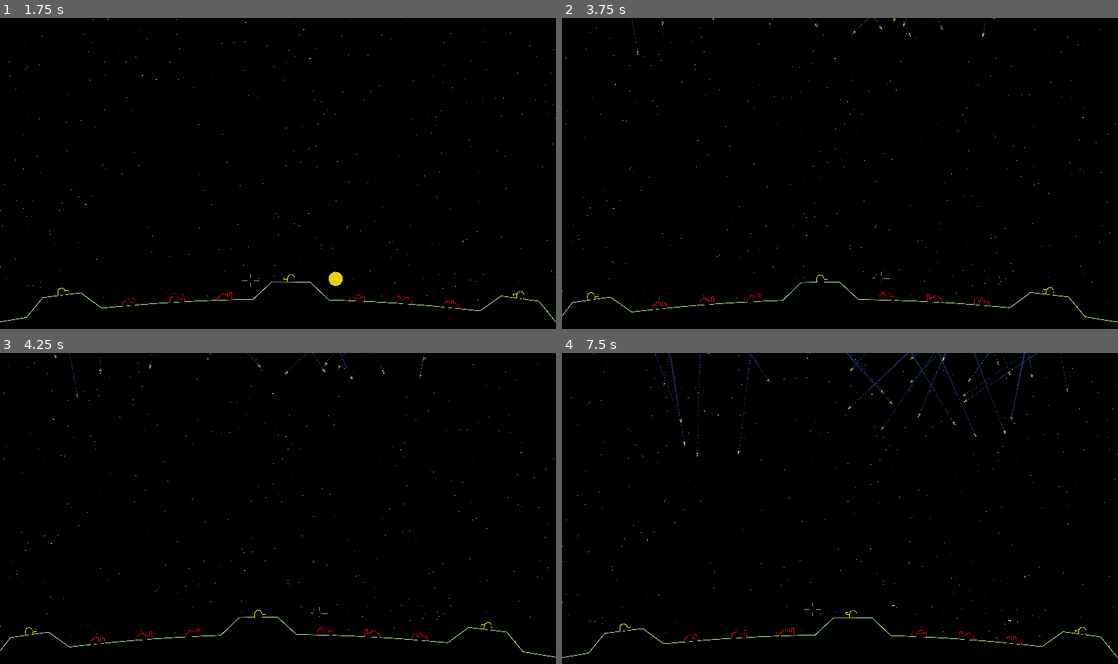
Above: before the commit, frames 1-4 (two rows, left to right).
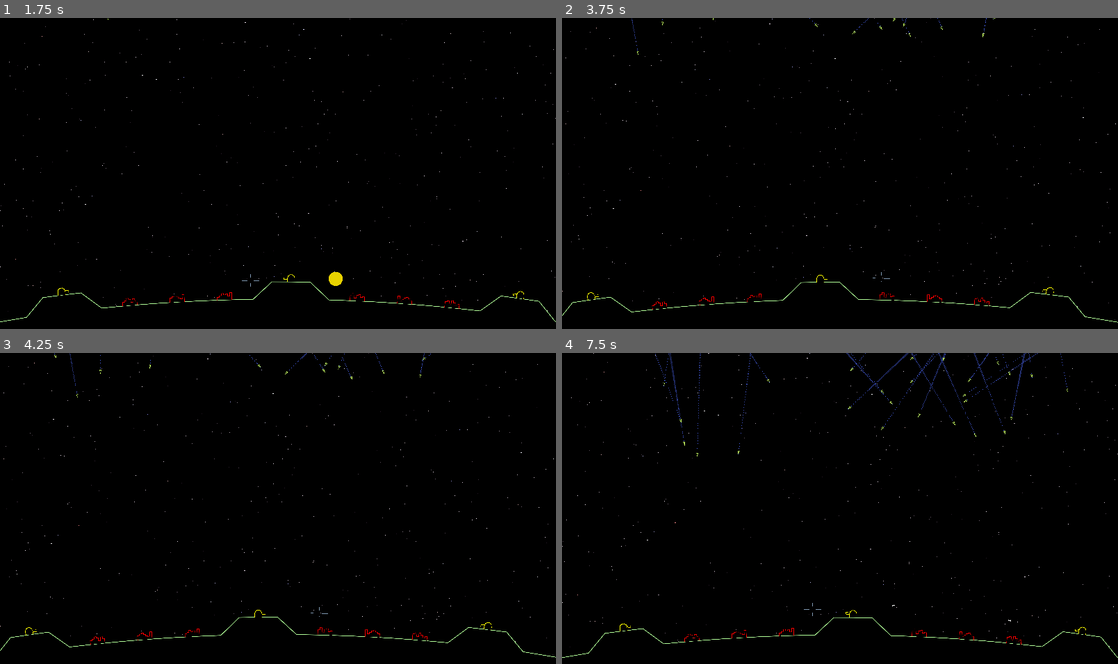
Above: after the commit, the same moments.

Repository: tartley/missile-commander
Game: Godot game, scene res://src/main/main.tscn
The game is run twice, just before and just after one commit, with the same random seed, the same clock (stepped at 60 frames per second) and the same inputs.
Inputs (mouse positions are in pixels of both pictures, inside the frame that each line leads up to):
- Up to frame 1 (1.75 s): tap Enter at 0.5 s; move the mouse to (305, 173) at 0.52 s; hold W from 0.53 s (still down); move the mouse to (250, 176) at 1.27 s
- Up to frame 2 (3.75 s): keep holding W; move the mouse to (851, 167) at 2.02 s; move the mouse to (834, 179) at 2.77 s; move the mouse to (878, 176) at 3.52 s
- Up to frame 3 (4.25 s): keep holding W
- Up to frame 4 (7.5 s): move the mouse to (795, 505) at 4.27 s; move the mouse to (845, 508) at 5.02 s; move the mouse to (817, 502) at 5.77 s; release W at 5.78 s; hold D 5.78-6.53 s; move the mouse to (867, 508) at 6.52 s; hold W from 6.53 s (still down); move the mouse to (812, 511) at 7.27 s

Frame 1 is identical in both runs. In frame 2, less than 0.1% of the frame differs, in the area x 12-78%, y 0-9%; in frame 3, less than 0.1%; in frame 4, 0.3%, in the area x 16-91%, y 0-33%.

Commit message:
Missiles now drawn facing +x, eliminating PI/2

Diff:
--- a/src/missile/missile.gd
+++ b/src/missile/missile.gd
@@ -3,11 +3,12 @@
 var Pop:PackedScene = preload("res://src/pop/pop.tscn")
 
 const SIZE := 20.0
+# A rightwards pointing triangle
 const verts: Array[Vector2] = [
-    Vector2(0.0, -SIZE/2.0),
-    Vector2(-SIZE/4.0, +SIZE/2.0),
-    Vector2(+SIZE/4.0, +SIZE/2.0),
-    Vector2(0.0, -SIZE/2.0),
+    Vector2(+SIZE/2,       0), # rightmost tip
+    Vector2(-SIZE/2, -SIZE/4), # base bottom
+    Vector2(-SIZE/2, +SIZE/4), # base top
+    Vector2(+SIZE/2,       0), # rightmost tip
 ]
 
 var velocity: Vector2
@@ -21,16 +22,16 @@
     add_child(collision)
 
 func _ready() -> void:
-    $Trail.position = Vector2(0, SIZE/2)
-    $Trail.direction = Vector2(0, 1)
+    $Trail.position = Vector2(SIZE/2, 0)
+    $Trail.direction = Vector2(-1, 0)
     $Trail.initial_velocity_max = velocity.length() / 5
     $Trail.initial_velocity_min = velocity.length() / 5
     set_up_collisions()
 
 func launch(pos:Vector2, destination:Vector2, speed:float):
     self.position = pos
-    self.rotation = (destination - position).angle() + PI / 2
-    self.velocity = Vector2.from_angle(rotation - PI / 2) * speed
+    self.rotation = (destination - position).angle()
+    self.velocity = Vector2.from_angle(rotation) * speed
 
 func _process(delta: float) -> void:
     self.position += velocity * delta
Not shown, changed: README.md
